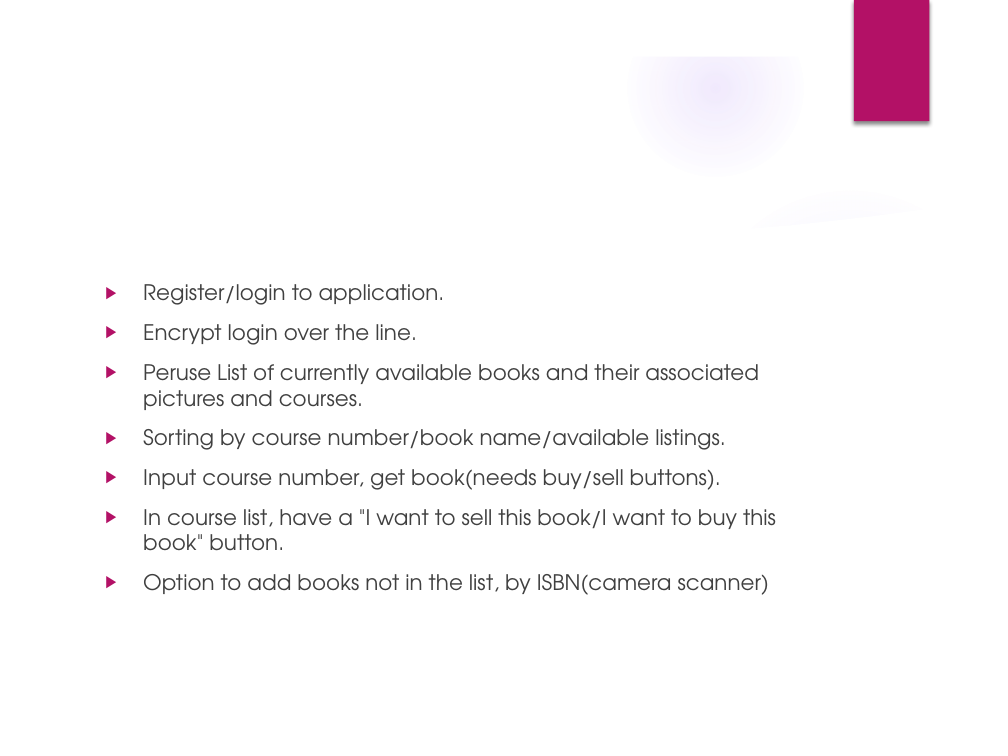
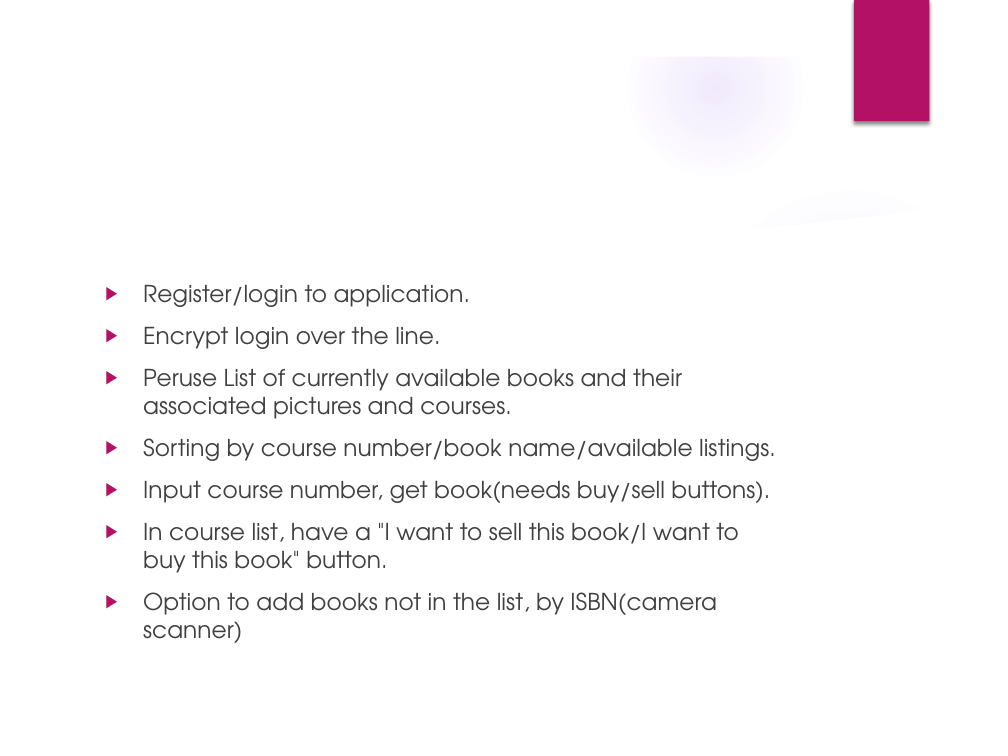
Before and after one commit to CS4431/CS4431-android, a slide deck: slide 4 of AndroidPresentation.pptx. Drawn at 1008x756 pixels with LibreOffice and Linux fonts; fonts in the diff are those of the drawing; background and template pictures are left out. Boxes give left, top, right and bottom in pixels: in the first picture for what was removed or moved away, otherwise in the second. Text is boxed around its words. In the diff, an @@ line names an element or a change of style, - is before the commit and + after.

```diff
--- a/AndroidPresentation.pptx
+++ b/AndroidPresentation.pptx
@@ text "Register/login to application." at [143,285,776,643]: size 15.3 to 16.6 pt @@
```
Also in this commit, not shown: 1 other slide changed, 1 other file.
